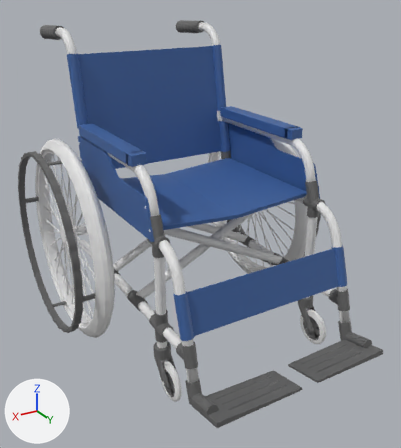
What one commit did to the FBX model Unity_Byoshitsu/Assets/02_Model/WheelChair.fbx.
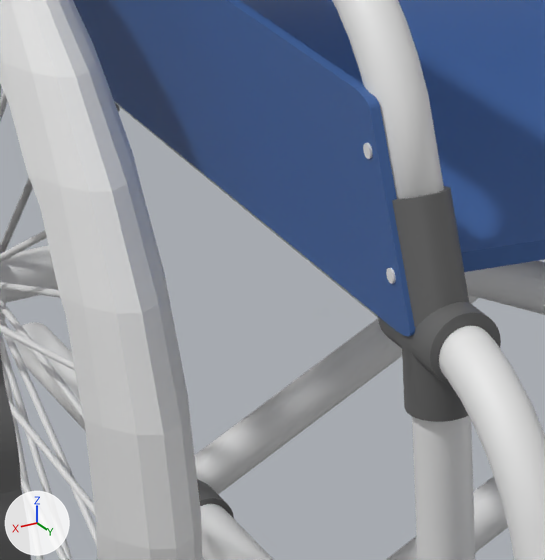
The first picture shows the older version from a camera (50 mm lens) standing at (8.49, 17.5, 5.4) and looking at (0.11, 3.53, -1.58). The close-ups show both versions on the part from 19% to 45% of the width and 40% to 63% of the height of that picture; other places that the commit changed are outside them. The lights are fixed; the arrows at lower left show +X, +Y and +Z. Where no turn or scale is listed for an object, it has been applied to the vertices.

Names of what the first close-up shows: '円柱.071', '円柱.072', '円柱.073', '円柱.074', '円柱.077', '円柱.087', '円柱.138', '円柱.140', '円柱.141', '球.001', '立方体.004', '立方体.005'.
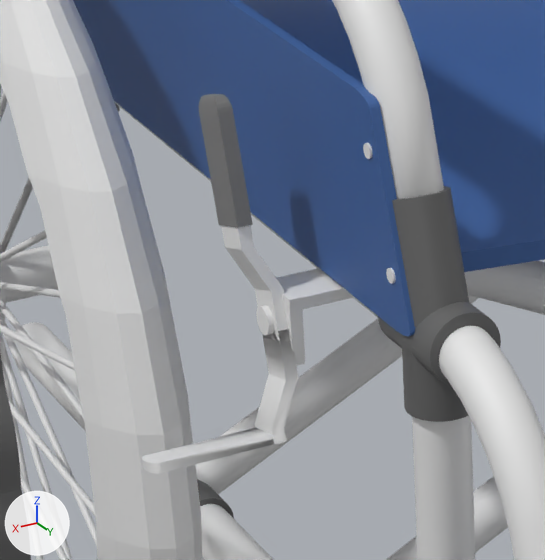
Where the change shows, as pixel boxes (x1, y1, x2, y2) in the close-ups (545 x 560 px):
'円柱.163', added: after (142, 225, 298, 473)
'円柱.161', added: after (198, 94, 253, 228)
'立方体.010', added: after (276, 268, 354, 366)

The edits, one by one:
Material 'マテリアル' (mat_マテリアル) is new.
Its base color is (0.19, 0.19, 0.19) (grey #797979).
Mesh me_円柱_011 is new.
It has 132 vertices, 85 faces and spans x -3.3..3.7, y -8.2..7.0, z -2.8..26.1.
Mesh me_立方体_012 is new.
It consists of a box spanning x -0.172..0.172, y -0.147..0.147, z -0.032..0.032; a box spanning x 0.124..0.192, y -0.147..0.147, z -0.33..0.035.
Mesh me_円柱_009 is new.
It has 32 vertices, 30 faces and spans x -5.28..0.09, y 6.17..15.43, z 1.11..3.88.
It uses material mat_マテリアル (grey #797979).
Object '円柱.163' (ob_円柱_163) is new; it shows me_円柱_011.
Its location is (3.198, 4.81, -0.874).
Its rotation in degrees is (-90, -31, 90).
Its scale is (-0.0743, -0.0743, -0.0285).
Object '立方体.010' (ob_立方体_010) is new; it shows me_立方体_012.
Its location is (2.938, 4.81, -0.757).
Object '円柱.161' (ob_円柱_161) is new; it shows me_円柱_009.
Its location is (3.198, 4.811, -0.875).
Its rotation in degrees is (-90, -31, 90).
Its scale is (-0.0743, -0.0743, -0.0285).
